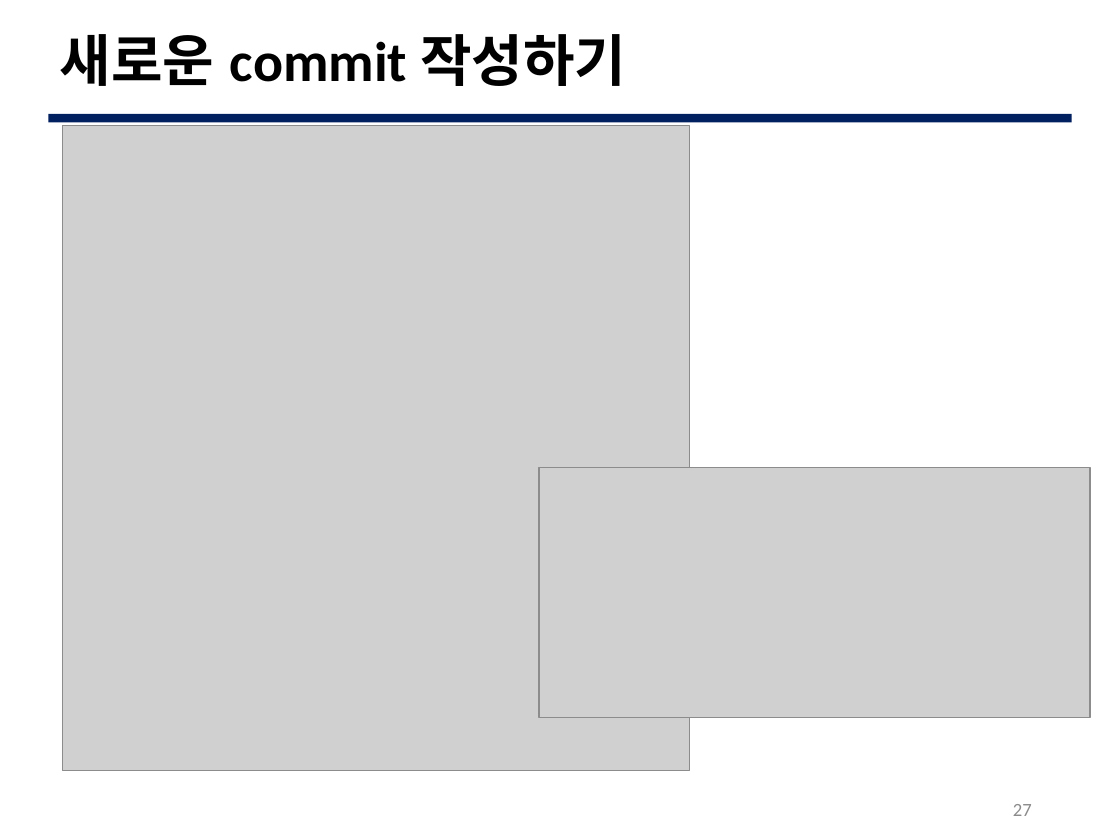
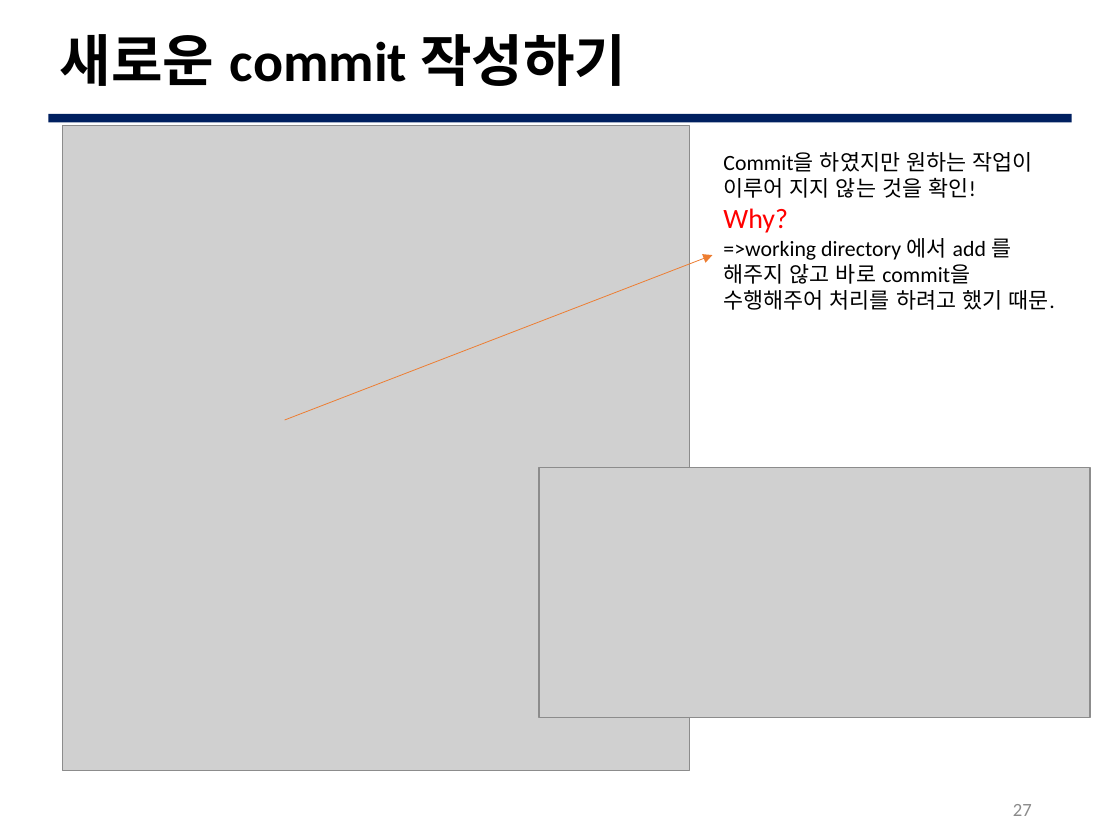
Before and after one commit to JBNU-JEduTools/osscourse, a slide deck: slide 27 of Slides/5. Git 초급.pptx. Drawn at 1120x840 pixels with LibreOffice and Linux fonts; fonts in the diff are those of the drawing; grey boxes stand for pictures; background and template pictures are left out. Boxes give left, top, right and bottom in pixels: in the first picture for what was removed or moved away, otherwise in the second. Text is boxed around its words. In the diff, an @@ line names an element or a change of style, - is before the commit and + after.

```diff
--- a/Slides/5. Git 초급.pptx
+++ b/Slides/5. Git 초급.pptx
@@ text added at (723, 152, 1055, 310), 14 pt, text #000000 @@
+Commit을 하였지만 원하는 작업이 이루어 지지 않는 것을 확인!
+Why?
+=>working directory 에서 add 를 해주지 않고 바로 commit을 수행해주어 처리를 하려고 했기 때문.
@@ arrow added from (284, 420) to (712, 255), #ED7D31 0.5 pt @@
```
Also in this commit, not shown: 5 other slides changed, 1 slide added, 5 other files.
